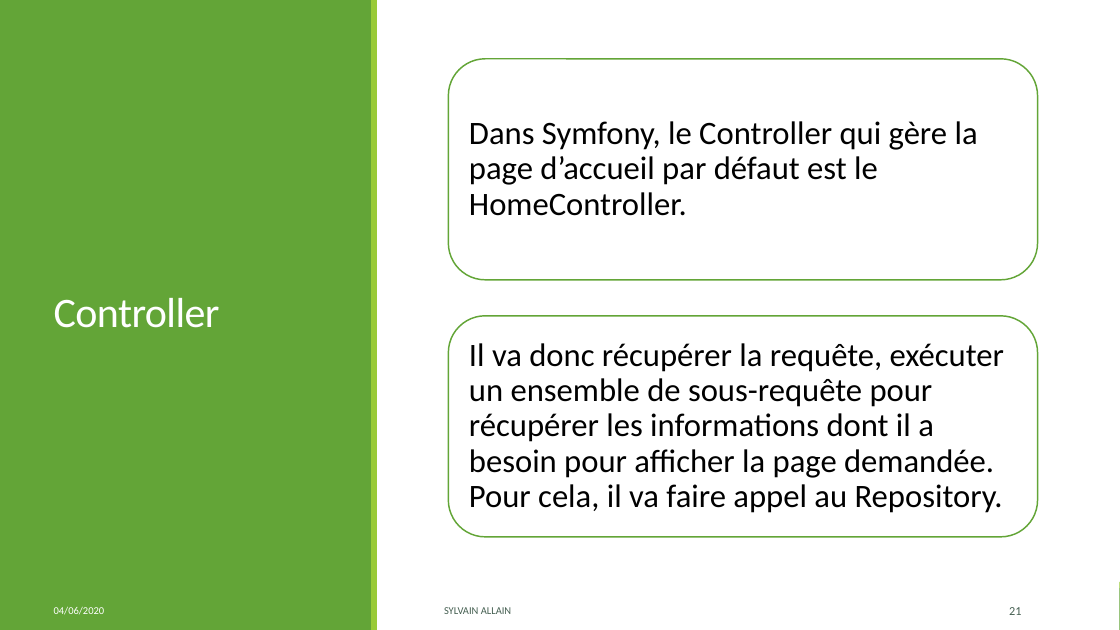
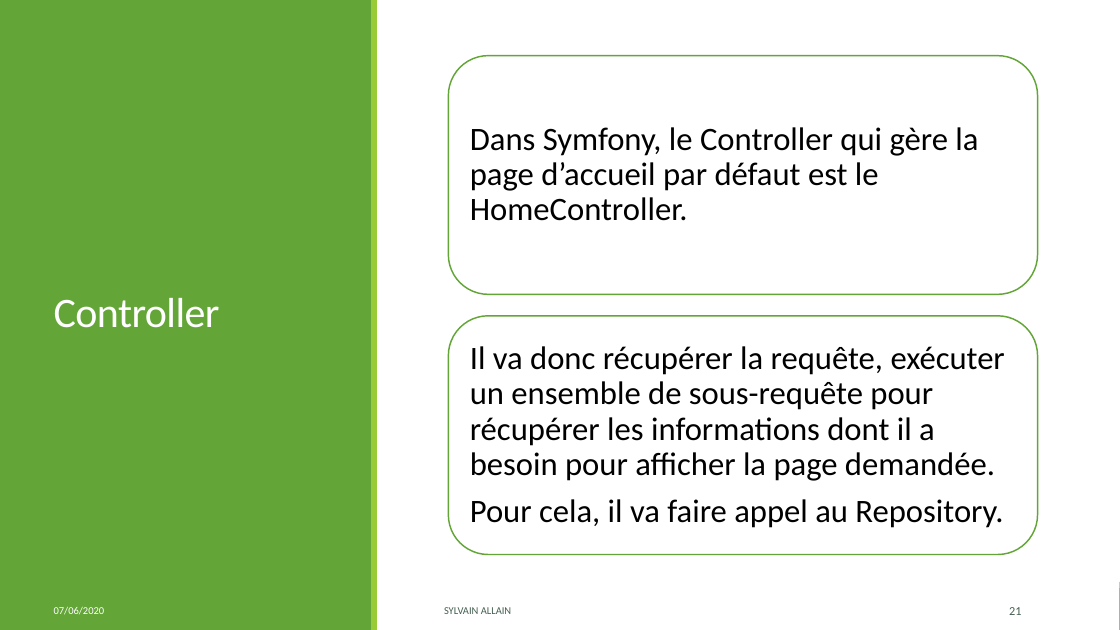
Before and after one commit to S2LF/ProjetPro, a slide deck: slide 21 of ProjetTof’Box.pptx. Drawn at 1120x630 pixels with LibreOffice and Linux fonts; fonts in the diff are those of the drawing. Boxes give left, top, right and bottom in pixels: in the first picture for what was removed or moved away, otherwise in the second. Text is boxed around its words. In the diff, an @@ line names an element or a change of style, - is before the commit and + after.

```diff
--- a/ProjetTof’Box.pptx
+++ b/ProjetTof’Box.pptx
@@ rounded rectangle: place and size @@
-rounded rectangle at bbox=[449, 59, 1038, 280]
+rounded rectangle at bbox=[449, 55, 1038, 294]
@@ text "Dans Symfony, le Controller qui ...": place and size @@
-text "Dans Symfony, le Controller qui ..." at bbox=[469, 121, 978, 216]
+text "Dans Symfony, le Controller qui ..." at bbox=[470, 127, 978, 221]
@@ rounded rectangle: place and size @@
-rounded rectangle at bbox=[449, 316, 1038, 537]
+rounded rectangle at bbox=[449, 316, 1038, 555]
@@ text at bbox=[470, 346, 1005, 528]: text changed @@
-Il va donc récupérer la requête, exécuter un ensemble de sous-requête pour récupérer les informations dont il a besoin pour afficher la page demandée. Pour cela, il va faire appel au Repository.
+Il va donc récupérer la requête, exécuter un ensemble de sous-requête pour récupérer les informations dont il a besoin pour afficher la page demandée.
+Pour cela, il va faire appel au Repository.
@@ text at bbox=[54, 607, 105, 615]: text changed @@
-04/06/2020
+07/06/2020
```
Also in this commit, not shown: 28 other slides changed, 3 other files.
